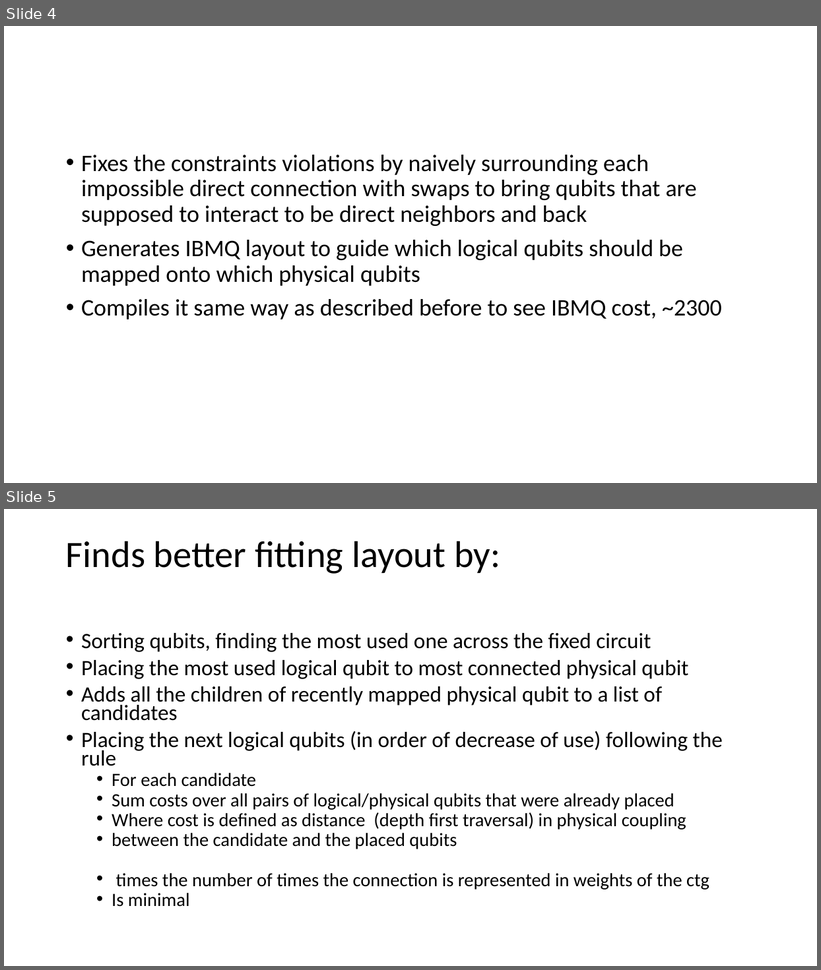
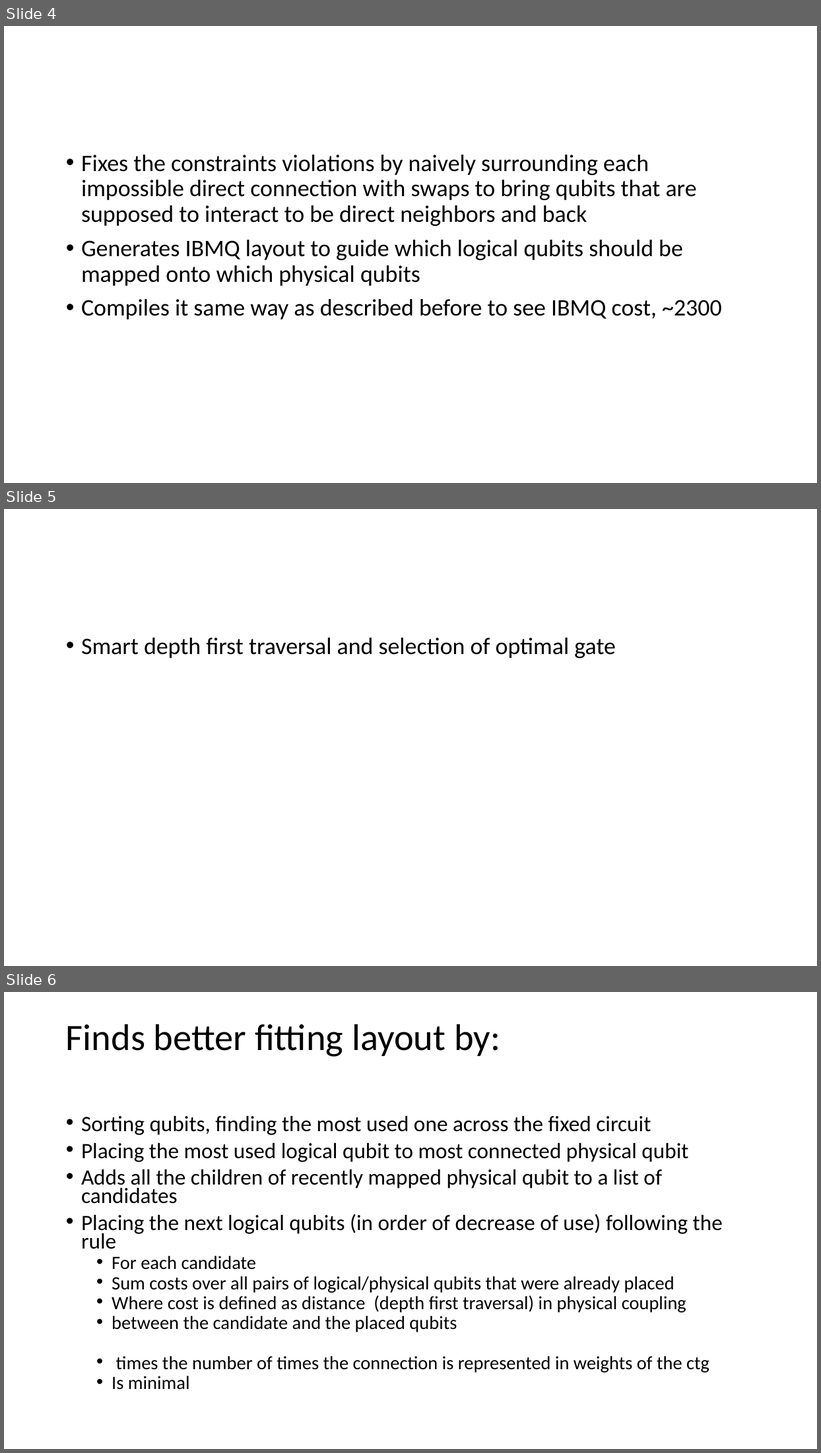
Before and after one commit to nurSaadat/sp2020quantum, a slide deck: presentations/QiskitShit.pptx. Shown one above the other, each under a label of ours: slides 4 and 5 before the commit, slides 4, 5 and 6 after it. The pictures are 821x970 and 821x1453 pixels, drawn with LibreOffice and Linux fonts; fonts in the diff are those of the drawing. Boxes give left, top, right and bottom in pixels: in the first picture for what was removed or moved away, otherwise in the second. Text is boxed around its words. In the diff, an @@ line names an element or a change of style, - is before the commit and + after.

```diff
--- a/presentations/QiskitShit.pptx
+++ b/presentations/QiskitShit.pptx
@@ slide 5 added at [4, 509, 817, 966], background #FFFFFF @@
@@ text added at [81, 638, 616, 658], 28 pt, text #000000 @@
+• Smart depth first traversal and selection of optimal gate
@@ what was slide 5 is now slide 6 @@
```
Also in this commit, not shown: 1 other slide added, 4 other files.
